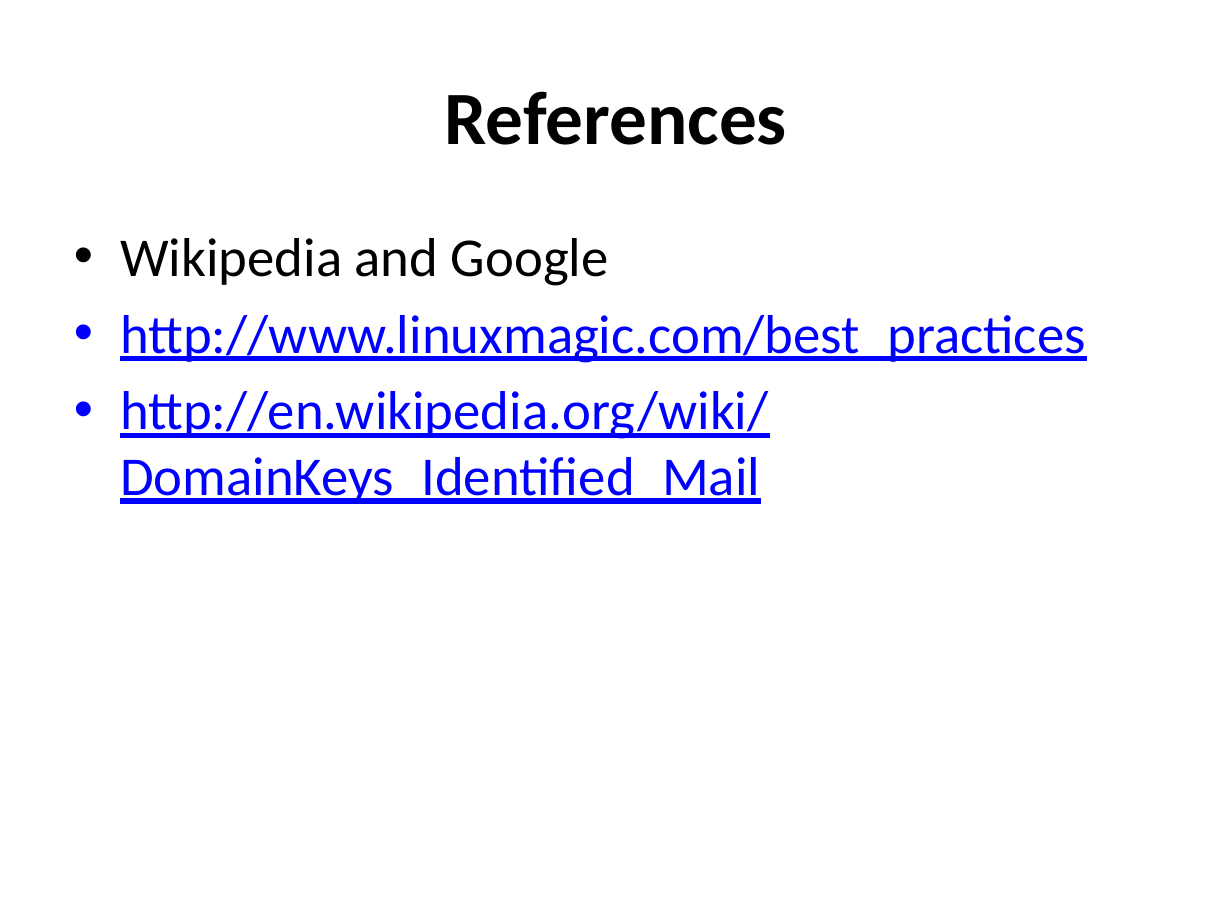
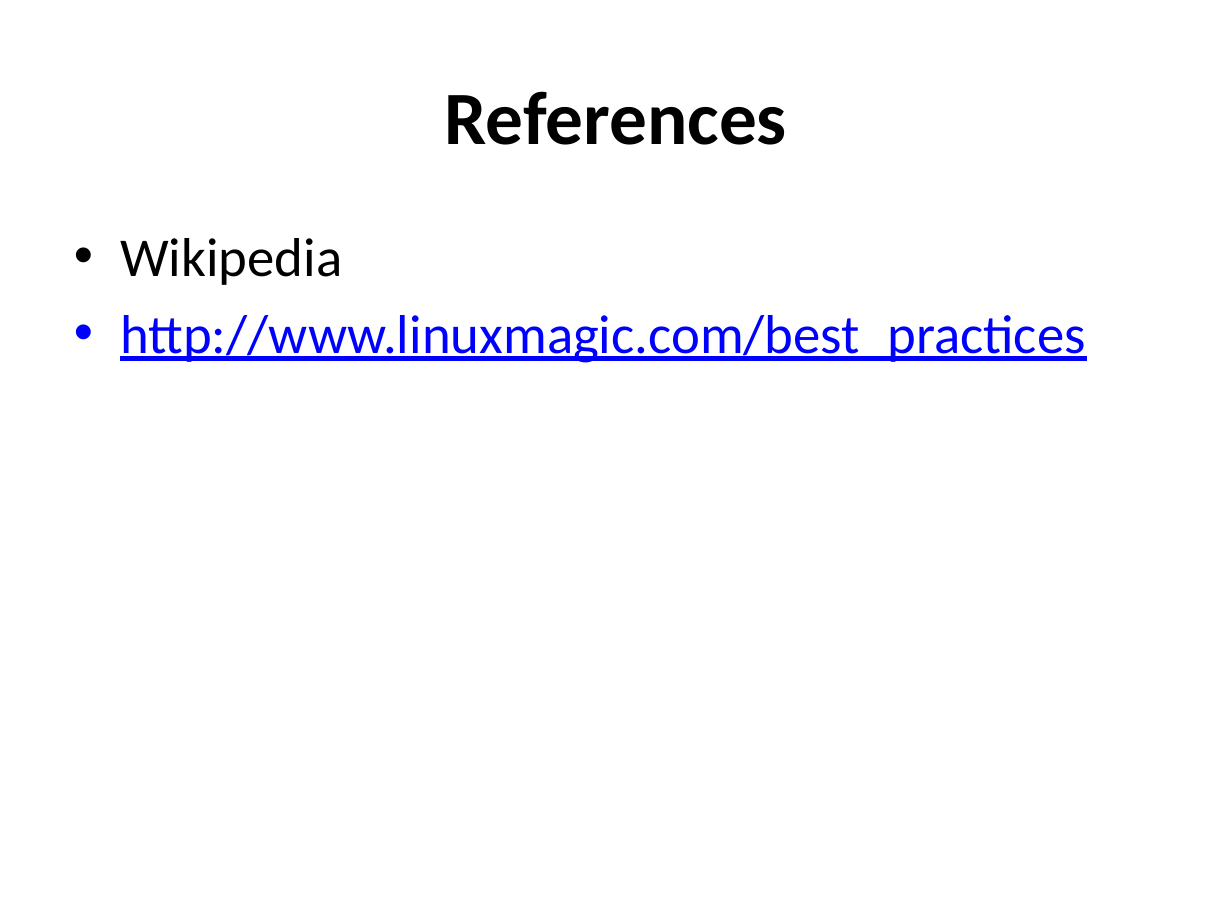
Before and after one commit to afnog/sse, a slide deck: slide 30 of postfix/postfix-mailgateway-debian.pptx (slide 13 before the commit). Drawn at 1232x924 pixels with LibreOffice and Linux fonts; fonts in the diff are those of the drawing. Boxes give left, top, right and bottom in pixels: in the first picture for what was removed or moved away, otherwise in the second. Text is boxed around its words. In the diff, an @@ line names an element or a change of style, - is before the commit and + after.

```diff
--- a/postfix/postfix-mailgateway-debian.pptx
+++ b/postfix/postfix-mailgateway-debian.pptx
@@ text at (x1=120, y1=238, x2=342, y2=285): text changed @@
-• Wikipedia and Google
+• Wikipedia
@@ text at (x1=120, y1=391, x2=768, y2=504): paragraph removed @@
-• http://en.wikipedia.org/wiki/DomainKeys_Identified_Mail
```
Also in this commit, not shown: 9 other slides changed, 8 slides added, 3 slides removed.
